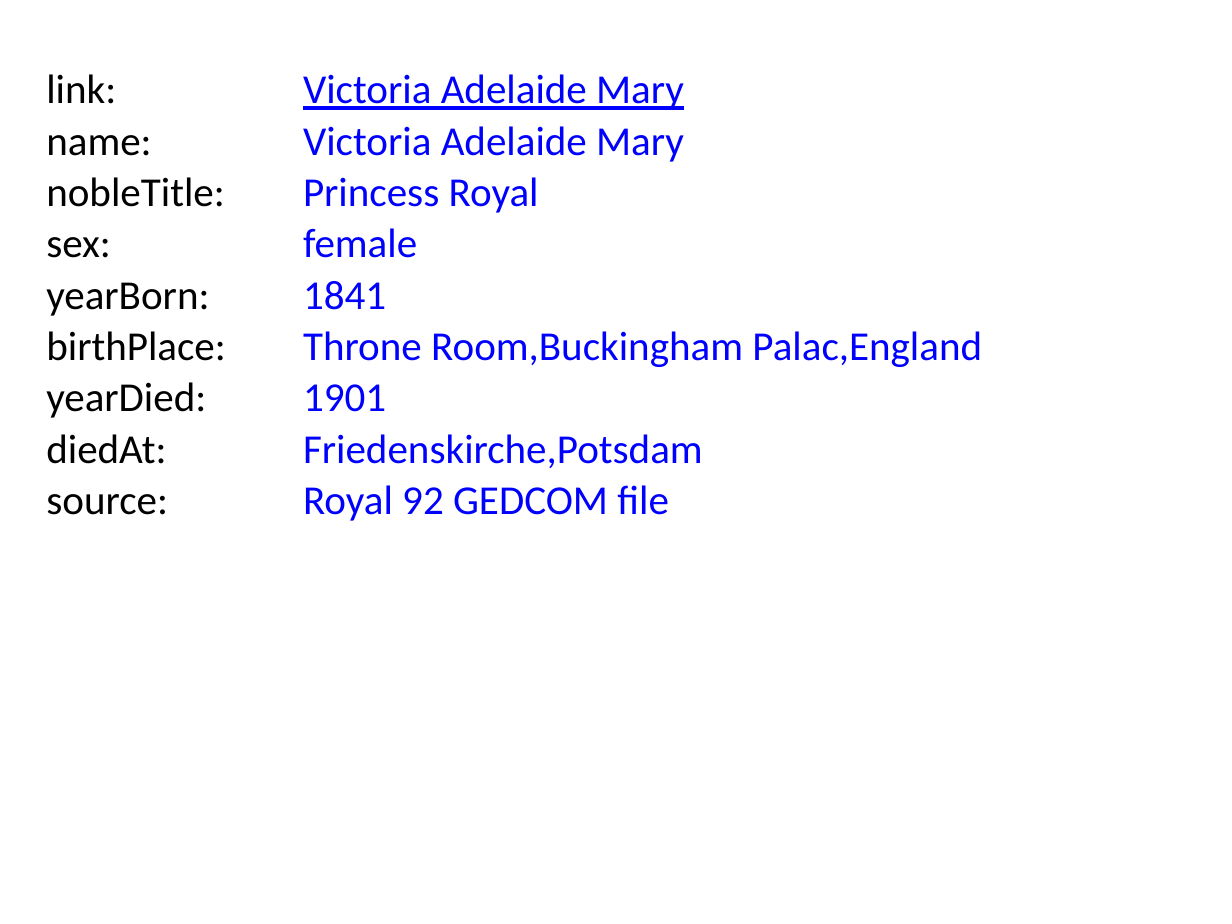
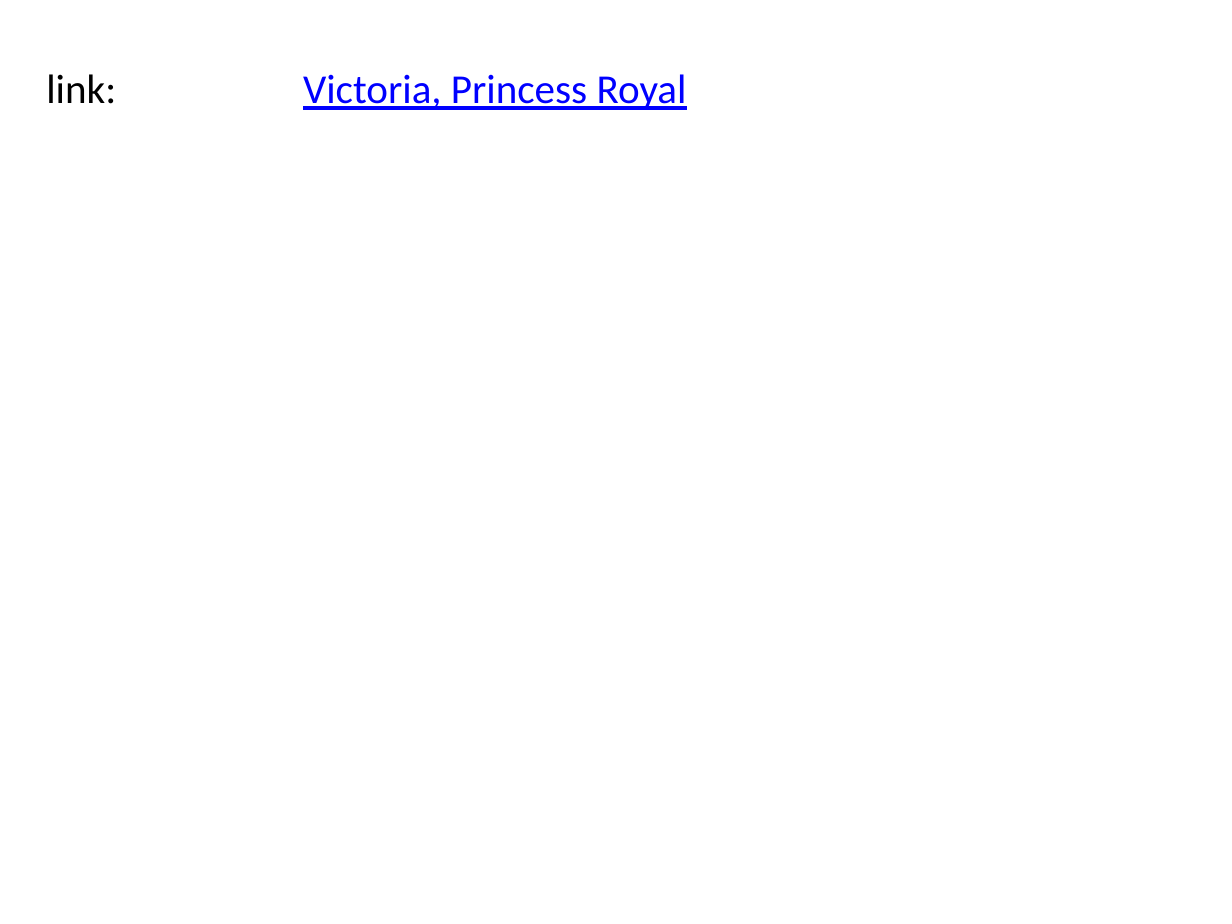
Before and after one commit to BITPlan/com.bitplan.simplegraph, a slide deck: slide 2 of QueenVictoria.pptx. Drawn at 1232x924 pixels with LibreOffice and Linux fonts; fonts in the diff are those of the drawing. Boxes give left, top, right and bottom in pixels: in the first picture for what was removed or moved away, otherwise in the second. Text is boxed around its words. In the diff, an @@ line names an element or a change of style, - is before the commit and + after.

```diff
--- a/QueenVictoria.pptx
+++ b/QueenVictoria.pptx
@@ text at (303, 74, 687, 110): text changed @@
-Victoria Adelaide Mary
+Victoria, Princess Royal
@@ text removed at (46, 135, 151, 156) @@
-name:
@@ text removed at (303, 126, 684, 162) @@
-Victoria Adelaide Mary
@@ text removed at (46, 177, 225, 207) @@
-nobleTitle:
@@ text removed at (303, 177, 539, 213) @@
-Princess Royal
@@ text removed at (46, 237, 111, 258) @@
-sex:
@@ text removed at (303, 228, 417, 258) @@
-female
@@ text removed at (46, 282, 209, 316) @@
-yearBorn:
@@ text removed at (303, 281, 386, 310) @@
-1841
@@ text removed at (46, 331, 226, 361) @@
-birthPlace:
@@ text removed at (303, 331, 982, 367) @@
-Throne Room,Buckingham Palac,England
@@ text removed at (46, 382, 206, 418) @@
-yearDied:
@@ text removed at (303, 384, 386, 412) @@
-1901
@@ text removed at (46, 434, 166, 464) @@
-diedAt:
@@ text removed at (303, 434, 703, 468) @@
-Friedenskirche,Potsdam
@@ text removed at (46, 494, 168, 515) @@
-source:
@@ text removed at (303, 485, 669, 521) @@
-Royal 92 GEDCOM file
```
Also in this commit, not shown: 9 slides added, 9 slides removed, 12 other files.
